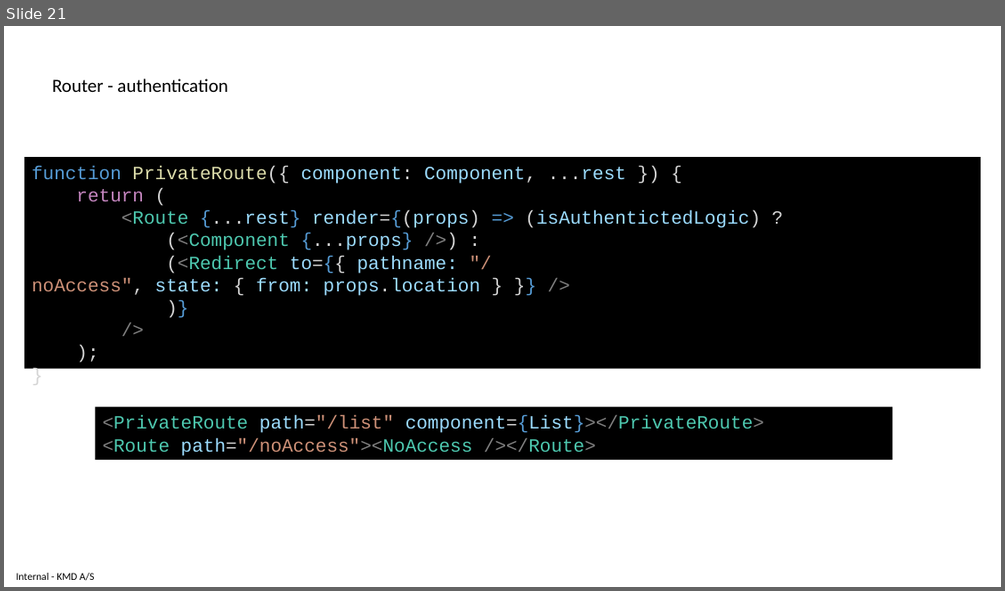
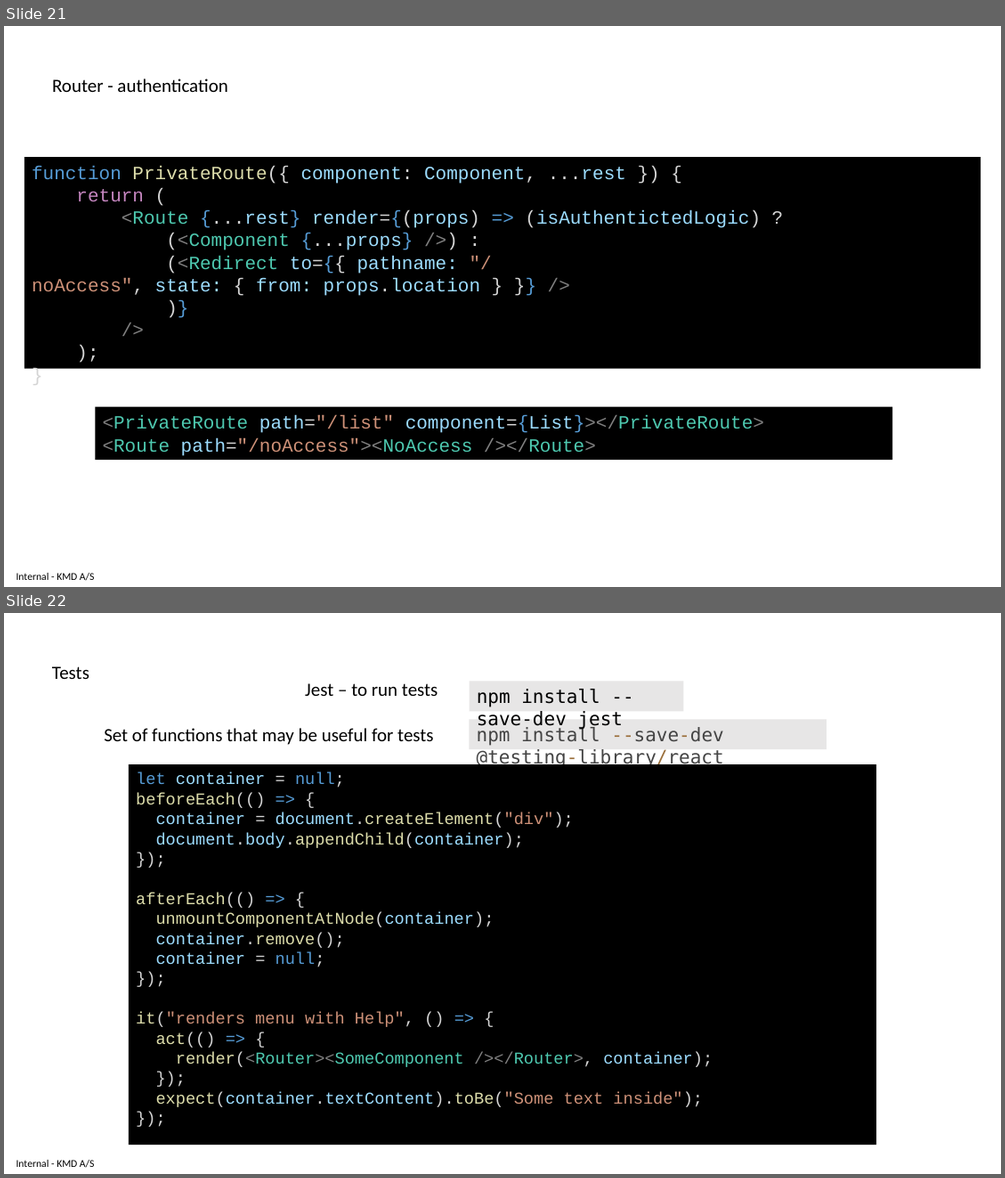
Before and after one commit to delprzemo/reactjs-starter, a slide deck: tutorial/ReactjsTraining.pptx. Shown one above the other, each under a label of ours: slide 21 before the commit, slides 21 and 22 after it. The pictures are 1005x591 and 1005x1178 pixels, drawn with LibreOffice and Linux fonts; fonts in the diff are those of the drawing. Boxes give left, top, right and bottom in pixels: in the first picture for what was removed or moved away, otherwise in the second. Text is boxed around its words. In the diff, an @@ line names an element or a change of style, - is before the commit and + after.

Commit message:
Exercise 19: First unit tests for Menu

```diff
--- a/tutorial/ReactjsTraining.pptx
+++ b/tutorial/ReactjsTraining.pptx
@@ slide 22 added at bbox=[4, 613, 1001, 1174], background #FFFFFF; not listed: 1 template element that a slide beside it also shows @@
@@ text added at bbox=[52, 666, 89, 679], 18 pt, text #000000 @@
+Tests
@@ text added at bbox=[305, 683, 437, 696], 18 pt, text #000000 @@
+Jest – to run tests
@@ rectangle added at bbox=[469, 681, 684, 711], fill #E7E6E6, 18 pt, text #000000 @@
+npm install --save-dev jest
@@ rectangle added at bbox=[469, 719, 826, 749], fill #E7E6E6, 18 pt, text #444444 @@
+npm install --save-dev @testing-library/react
@@ text added at bbox=[104, 728, 433, 745], 18 pt, text #000000 @@
+Set of functions that may be useful for tests
@@ rectangle added at bbox=[129, 765, 877, 1144], fill #000000, 16 pt, text #9CDCFE @@
+let container = null;
+beforeEach(() => {
+container = document.createElement("div");
+document.body.appendChild(container);
+});
+afterEach(() => {
+unmountComponentAtNode(container);
+container.remove();
+container = null;
+});
+it("renders menu with Help", () => {
+act(() => {
+render(<Router><SomeComponent /></Router>, container);
+});
+expect(container.textContent).toBe("Some text inside");
+});
```
Also in this commit, not shown: 3 other slides added, 6 other files.
